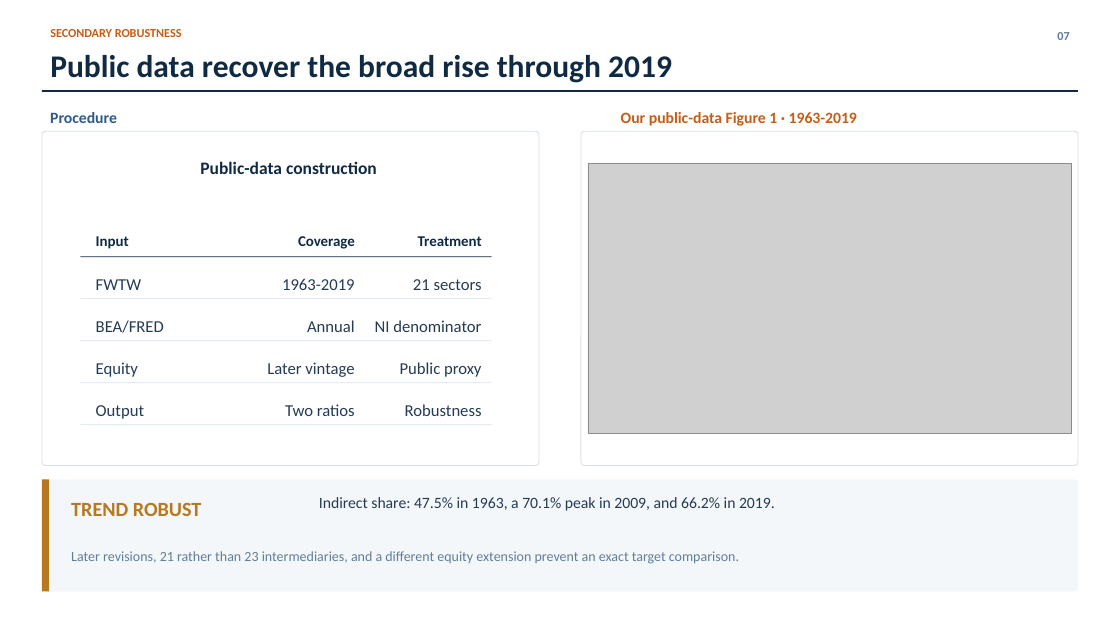
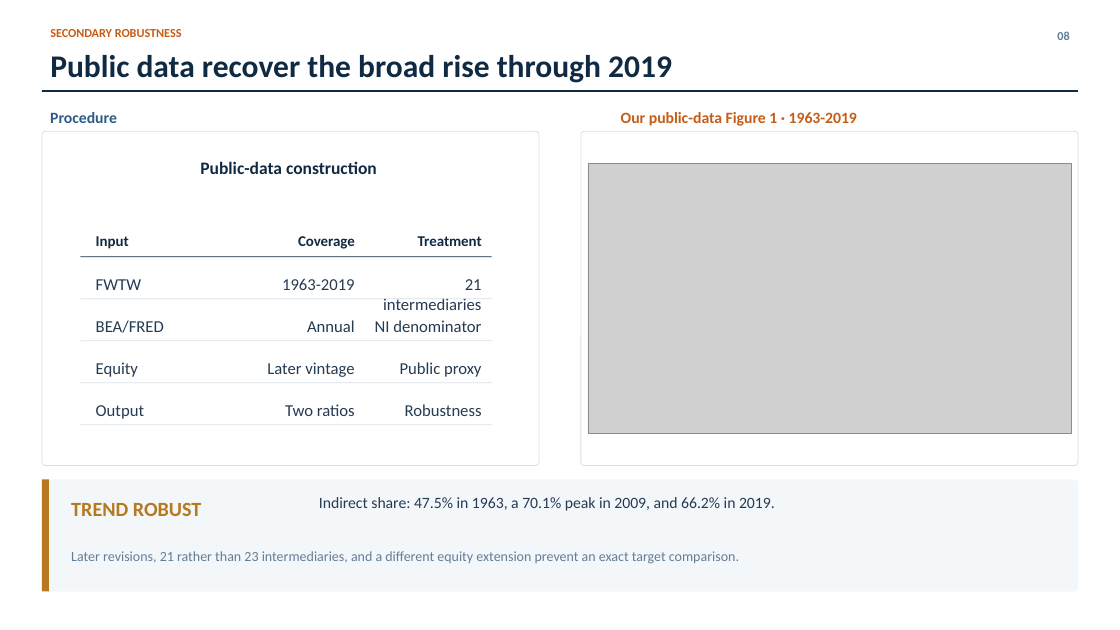
Before and after one commit to lorenz-gorini/mian-sufi-straub2025-saving-glut-replication, a slide deck: slide 8 of Presentation/4_figure_comparison/presentation.pptx (slide 7 before the commit). Drawn at 1120x630 pixels with LibreOffice and Linux fonts; fonts in the diff are those of the drawing; grey boxes stand for pictures. Boxes give left, top, right and bottom in pixels: in the first picture for what was removed or moved away, otherwise in the second. Text is boxed around its words. In the diff, an @@ line names an element or a change of style, - is before the commit and + after.

```diff
--- a/Presentation/4_figure_comparison/presentation.pptx
+++ b/Presentation/4_figure_comparison/presentation.pptx
@@ text at <box>1057,31,1069,40</box>: text changed @@
-07
+08
@@ text at <box>383,279,482,310</box>: text changed @@
-21 sectors
+21 intermediaries
```
Also in this commit, not shown: 16 other slides changed, 1 slide added, 16 other files.
